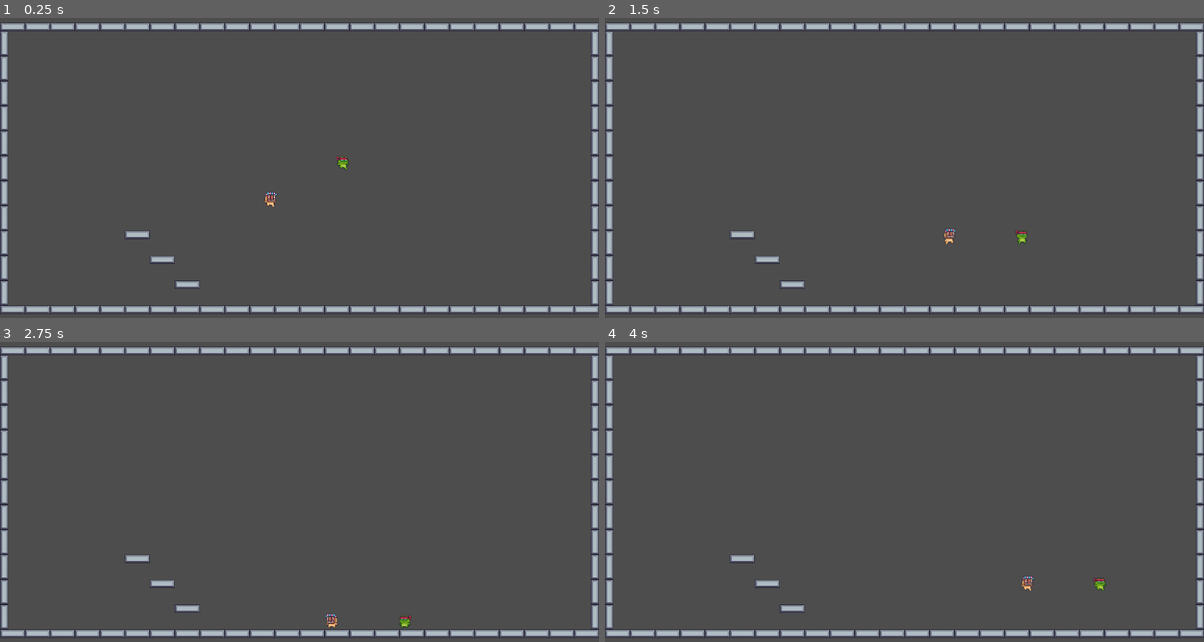
Above: before the commit, frames 1-4 (two rows, left to right).
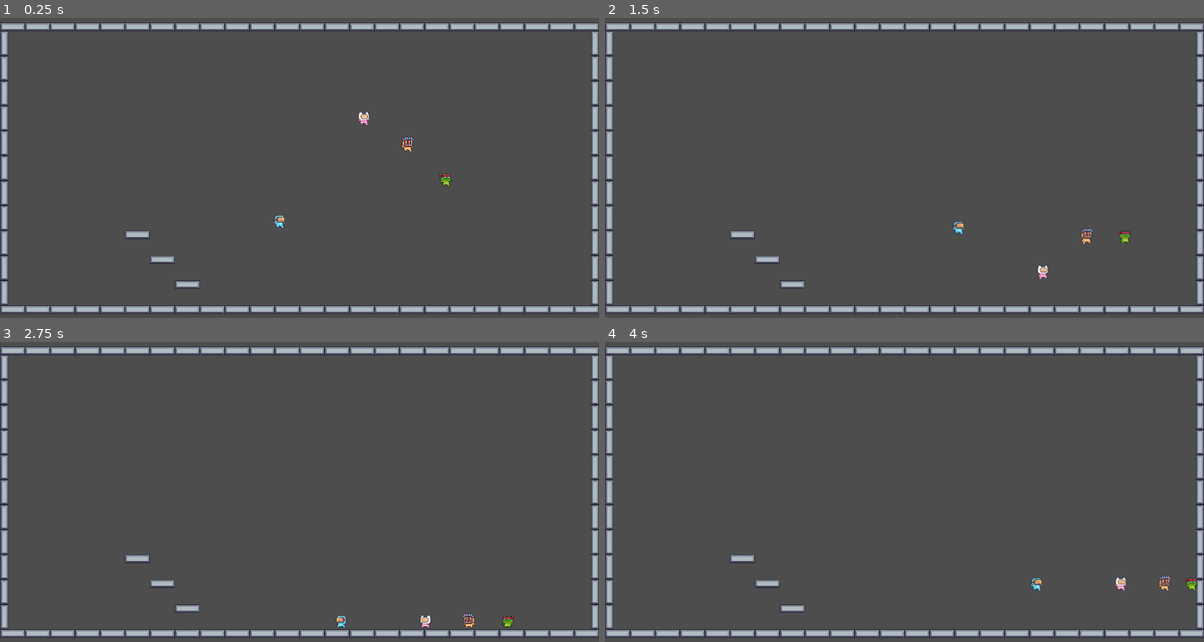
Above: after the commit, the same moments.

Repository: janzeman3/2D_jumping
Game: Godot game, scene res://main_screen.tscn
Same seed, same stepped clock (60 frames per second), same inputs: the game is played once before the commit and once after it.
Inputs:
- Up to frame 1 (0.25 s): no input
- Up to frame 2 (1.5 s): hold Right (right) from 0.53 s (still down); tap Space (jump) at 0.6, 0.77, 1.07, 1.35 s
- Up to frame 3 (2.75 s): tap Space (jump) at 1.52, 1.82, 2.1 s; release Right (right) at 2.03 s; hold Left (left) from 2.03 s (still down)
- Up to frame 4 (4 s): release Left (left) at 2.78 s; hold Right (right) from 2.78 s (still down); tap Space (jump) at 2.85, 3.02, 3.32, 3.6, 3.77 s

The runs differ from the first frame. In frame 1, 0.4% of the frame differs, in the area x 44-76%, y 31-71%; in frame 2, 0.4%; in frame 3, 0.4%; in frame 4, 0.4%.

Commit message:
Virtual Guy
Signed-off-by: Jan Zeman <major.su@seznam.cz>

Diff:
--- /dev/null
+++ b/Characters/virtual_guy.tscn
@@ -0,0 +1,220 @@
+[gd_scene load_steps=33 format=3 uid="uid://u0png8js0xcq"]
+
+[ext_resource type="Script" uid="uid://cvo6whfel0hqo" path="res://Characters/character.gd" id="1_t4fi7"]
+[ext_resource type="Texture2D" uid="uid://rnlnd4t328vc" path="res://PixelAdventure1/Characters/Virtual Guy/Fall (32x32).png" id="2_k61v2"]
+[ext_resource type="Texture2D" uid="uid://judcgmu6ykuw" path="res://PixelAdventure1/Characters/Virtual Guy/Idle (32x32).png" id="3_grr2f"]
+[ext_resource type="Texture2D" uid="uid://dc1oyfinygq6n" path="res://PixelAdventure1/Characters/Virtual Guy/Jump (32x32).png" id="4_47yxv"]
+[ext_resource type="Texture2D" uid="uid://b3x5ylf08ltuy" path="res://PixelAdventure1/Characters/Virtual Guy/Run (32x32).png" id="5_whjlt"]
+
+[sub_resource type="AtlasTexture" id="AtlasTexture_jo3gy"]
+atlas = ExtResource("2_k61v2")
+region = Rect2(0, 0, 32, 32)
+
+[sub_resource type="AtlasTexture" id="AtlasTexture_81k1o"]
+atlas = ExtResource("3_grr2f")
+region = Rect2(0, 0, 32, 32)
+
+[sub_resource type="AtlasTexture" id="AtlasTexture_nigk7"]
+atlas = ExtResource("3_grr2f")
+region = Rect2(32, 0, 32, 32)
+
+[sub_resource type="AtlasTexture" id="AtlasTexture_eeitq"]
+atlas = ExtResource("3_grr2f")
+region = Rect2(64, 0, 32, 32)
+
+[sub_resource type="AtlasTexture" id="AtlasTexture_fkmdq"]
+atlas = ExtResource("3_grr2f")
+region = Rect2(96, 0, 32, 32)
+
+[sub_resource type="AtlasTexture" id="AtlasTexture_yloqc"]
+atlas = ExtResource("3_grr2f")
+region = Rect2(128, 0, 32, 32)
+
+[sub_resource type="AtlasTexture" id="AtlasTexture_8jqvk"]
+atlas = ExtResource("3_grr2f")
+region = Rect2(160, 0, 32, 32)
+
+[sub_resource type="AtlasTexture" id="AtlasTexture_2w1u4"]
+atlas = ExtResource("3_grr2f")
+region = Rect2(192, 0, 32, 32)
+
+[sub_resource type="AtlasTexture" id="AtlasTexture_v87dc"]
+atlas = ExtResource("3_grr2f")
+region = Rect2(224, 0, 32, 32)
+
+[sub_resource type="AtlasTexture" id="AtlasTexture_d6kmk"]
+atlas = ExtResource("3_grr2f")
+region = Rect2(256, 0, 32, 32)
+
+[sub_resource type="AtlasTexture" id="AtlasTexture_p2cth"]
+atlas = ExtResource("3_grr2f")
+region = Rect2(288, 0, 32, 32)
+
+[sub_resource type="AtlasTexture" id="AtlasTexture_h8wgn"]
+atlas = ExtResource("3_grr2f")
+region = Rect2(320, 0, 32, 32)
+
+[sub_resource type="AtlasTexture" id="AtlasTexture_iwyqo"]
+atlas = ExtResource("4_47yxv")
+region = Rect2(0, 0, 32, 32)
+
+[sub_resource type="AtlasTexture" id="AtlasTexture_fsvw6"]
+atlas = ExtResource("5_whjlt")
+region = Rect2(0, 0, 32, 32)
+
+[sub_resource type="AtlasTexture" id="AtlasTexture_pyphy"]
+atlas = ExtResource("5_whjlt")
+region = Rect2(32, 0, 32, 32)
+
+[sub_resource type="AtlasTexture" id="AtlasTexture_sbak4"]
+atlas = ExtResource("5_whjlt")
+region = Rect2(64, 0, 32, 32)
+
+[sub_resource type="AtlasTexture" id="AtlasTexture_6p02c"]
+atlas = ExtResource("5_whjlt")
+region = Rect2(96, 0, 32, 32)
+
+[sub_resource type="AtlasTexture" id="AtlasTexture_xwet0"]
+atlas = ExtResource("5_whjlt")
+region = Rect2(128, 0, 32, 32)
+
+[sub_resource type="AtlasTexture" id="AtlasTexture_o0s60"]
+atlas = ExtResource("5_whjlt")
+region = Rect2(160, 0, 32, 32)
+
+[sub_resource type="AtlasTexture" id="AtlasTexture_o0q7b"]
+atlas = ExtResource("5_whjlt")
+region = Rect2(192, 0, 32, 32)
+
+[sub_resource type="AtlasTexture" id="AtlasTexture_psof7"]
+atlas = ExtResource("5_whjlt")
+region = Rect2(224, 0, 32, 32)
+
+[sub_resource type="AtlasTexture" id="AtlasTexture_smuq8"]
+atlas = ExtResource("5_whjlt")
+region = Rect2(256, 0, 32, 32)
+
+[sub_resource type="AtlasTexture" id="AtlasTexture_q7ydt"]
+atlas = ExtResource("5_whjlt")
+region = Rect2(288, 0, 32, 32)
+
+[sub_resource type="AtlasTexture" id="AtlasTexture_wldu5"]
+atlas = ExtResource("5_whjlt")
+region = Rect2(320, 0, 32, 32)
+
+[sub_resource type="AtlasTexture" id="AtlasTexture_8jowv"]
+atlas = ExtResource("5_whjlt")
+region = Rect2(352, 0, 32, 32)
+
+[sub_resource type="SpriteFrames" id="SpriteFrames_xvg1f"]
+animations = [{
+"frames": [{
+"duration": 1.0,
+"texture": SubResource("AtlasTexture_jo3gy")
+}],
+"loop": true,
+"name": &"fall",
+"speed": 5.0
+}, {
+"frames": [{
+"duration": 1.0,
+"texture": SubResource("AtlasTexture_81k1o")
+}, {
+"duration": 1.0,
+"texture": SubResource("AtlasTexture_nigk7")
+}, {
+"duration": 1.0,
+"texture": SubResource("AtlasTexture_eeitq")
+}, {
+"duration": 1.0,
+"texture": SubResource("AtlasTexture_fkmdq")
+}, {
+"duration": 1.0,
+"texture": SubResource("AtlasTexture_yloqc")
+}, {
+"duration": 1.0,
+"texture": SubResource("AtlasTexture_8jqvk")
+}, {
+"duration": 1.0,
+"texture": SubResource("AtlasTexture_2w1u4")
+}, {
+"duration": 1.0,
+"texture": SubResource("AtlasTexture_v87dc")
+}, {
+"duration": 1.0,
+"texture": SubResource("AtlasTexture_d6kmk")
+}, {
+"duration": 1.0,
+"texture": SubResource("AtlasTexture_p2cth")
+}, {
+"duration": 1.0,
+"texture": SubResource("AtlasTexture_h8wgn")
+}],
+"loop": true,
+"name": &"idle",
+"speed": 20.0
+}, {
+"frames": [{
+"duration": 1.0,
+"texture": SubResource("AtlasTexture_iwyqo")
+}],
+"loop": true,
+"name": &"jump",
+"speed": 5.0
+}, {
+"frames": [{
+"duration": 1.0,
+"texture": SubResource("AtlasTexture_fsvw6")
+}, {
+"duration": 1.0,
+"texture": SubResource("AtlasTexture_pyphy")
+}, {
+"duration": 1.0,
+"texture": SubResource("AtlasTexture_sbak4")
+}, {
+"duration": 1.0,
+"texture": SubResource("AtlasTexture_6p02c")
+}, {
+"duration": 1.0,
+"texture": SubResource("AtlasTexture_xwet0")
+}, {
+"duration": 1.0,
+"texture": SubResource("AtlasTexture_o0s60")
+}, {
+"duration": 1.0,
+"texture": SubResource("AtlasTexture_o0q7b")
+}, {
+"duration": 1.0,
+"texture": SubResource("AtlasTexture_psof7")
+}, {
+"duration": 1.0,
+"texture": SubResource("AtlasTexture_smuq8")
+}, {
+"duration": 1.0,
+"texture": SubResource("AtlasTexture_q7ydt")
+}, {
+"duration": 1.0,
+"texture": SubResource("AtlasTexture_wldu5")
+}, {
+"duration": 1.0,
+"texture": SubResource("AtlasTexture_8jowv")
+}],
+"loop": true,
+"name": &"run",
+"speed": 20.0
+}]
+
+[sub_resource type="RectangleShape2D" id="RectangleShape2D_0y0jx"]
+size = Vector2(15, 22)
+
+[node name="VirtualGuy" type="CharacterBody2D"]
+script = ExtResource("1_t4fi7")
+
+[node name="AnimatedSprite2D" type="AnimatedSprite2D" parent="."]
+sprite_frames = SubResource("SpriteFrames_xvg1f")
+animation = &"run"
+autoplay = "idle"
+
+[node name="CollisionShape2D" type="CollisionShape2D" parent="."]
+position = Vector2(0.5, 5)
+shape = SubResource("RectangleShape2D_0y0jx")
--- a/main_screen.tscn
+++ b/main_screen.tscn
@@ -1,8 +1,10 @@
-[gd_scene load_steps=6 format=3 uid="uid://nwo4rfyrij3u"]
+[gd_scene load_steps=8 format=3 uid="uid://nwo4rfyrij3u"]
 
 [ext_resource type="Texture2D" uid="uid://coqkbni8qdmwx" path="res://PixelAdventure1/Terrain/Terrain (16x16).png" id="1_tjn2e"]
 [ext_resource type="PackedScene" uid="uid://cov41bk637cuc" path="res://Characters/ninja_frog.tscn" id="2_w0p2i"]
 [ext_resource type="PackedScene" uid="uid://yr8dpdqjabi3" path="res://Characters/mask_dude.tscn" id="3_7a4el"]
+[ext_resource type="PackedScene" uid="uid://bkad1k8x171ri" path="res://Characters/pink_man.tscn" id="4_kwhh3"]
+[ext_resource type="PackedScene" uid="uid://u0png8js0xcq" path="res://Characters/virtual_guy.tscn" id="5_4sclt"]
 
 [sub_resource type="TileSetAtlasSource" id="TileSetAtlasSource_w0p2i"]
 texture = ExtResource("1_tjn2e")
@@ -259,7 +261,13 @@
 layer_0/tile_data = PackedInt32Array(2555904, 786432, 4, 2555905, 851968, 4, 2555906, 917504, 4, 2555907, 786432, 4, 25 …(4205 unchanged characters)…
 
 [node name="MaskDude" parent="." instance=ExtResource("3_7a4el")]
-position = Vector2(519, 399)
+position = Vector2(783, 293)
 
 [node name="NinjaFrog" parent="." instance=ExtResource("2_w0p2i")]
-position = Vector2(659, 327)
+position = Vector2(857, 360)
+
+[node name="PinkMan" parent="." instance=ExtResource("4_kwhh3")]
+position = Vector2(699, 242)
+
+[node name="VirtualGuy" parent="." instance=ExtResource("5_4sclt")]
+position = Vector2(537, 440)
